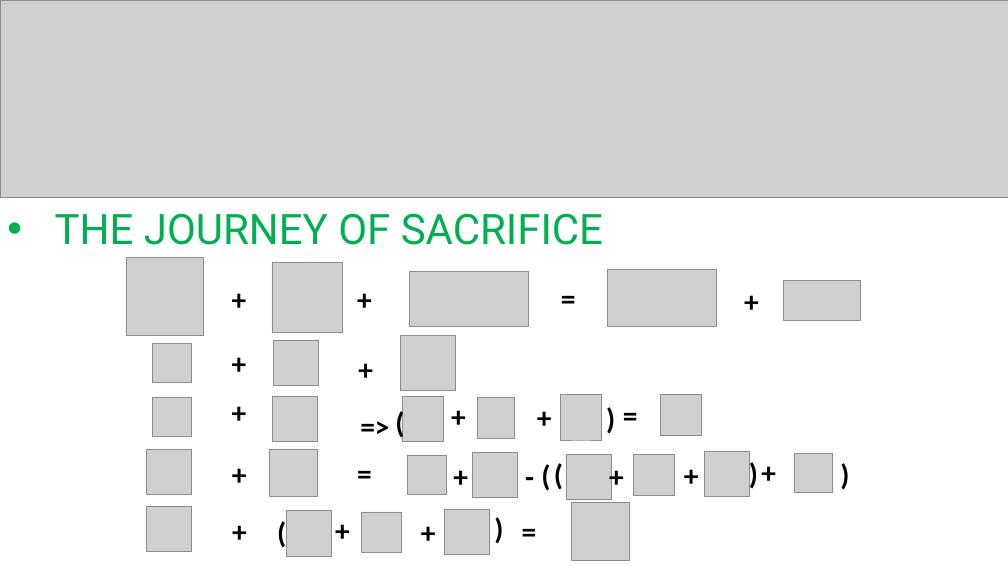
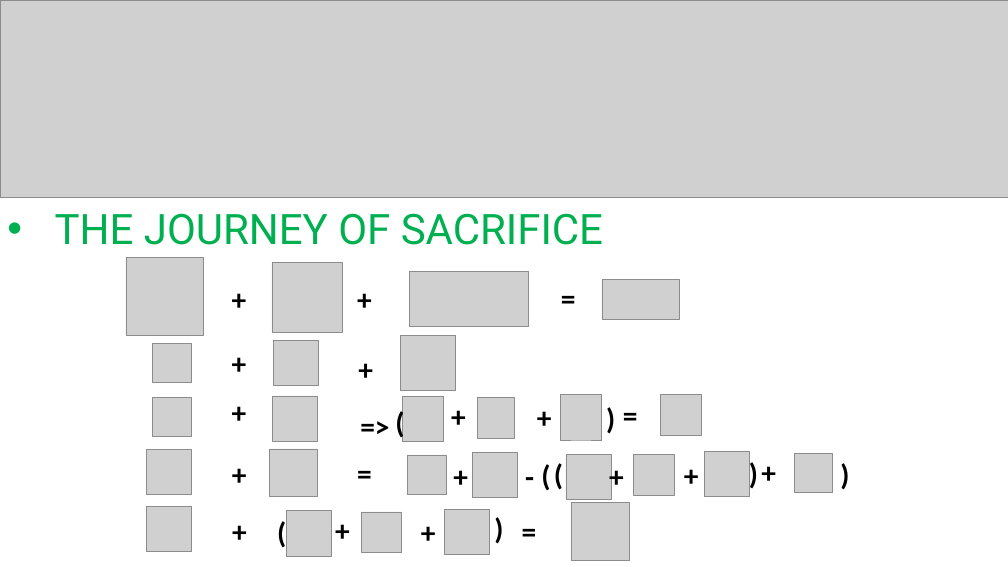
Before and after one commit to dfggs-iscteiul/The-Journey-Of-Sacrifice, a slide deck: slide 3 of PowerPointFinal/Apresentação.pptx (slide 8 before the commit). Drawn at 1008x567 pixels with LibreOffice and Linux fonts; fonts in the diff are those of the drawing; grey boxes stand for pictures. Boxes give left, top, right and bottom in pixels: in the first picture for what was removed or moved away, otherwise in the second. Text is boxed around its words. In the diff, an @@ line names an element or a change of style, - is before the commit and + after.

Commit message:
Update Apresentação.pptx
- Apresentação powerpoint v1

```diff
--- a/PowerPointFinal/Apresentação.pptx
+++ b/PowerPointFinal/Apresentação.pptx
@@ picture: place and size @@
-picture at [783,281,861,320]
+picture at [602,280,679,319]
@@ picture removed at [607,270,716,327] @@
@@ text removed at [737,279,762,322] @@
-+
```
Also in this commit, not shown: 1 slide added, 5 slides removed.
